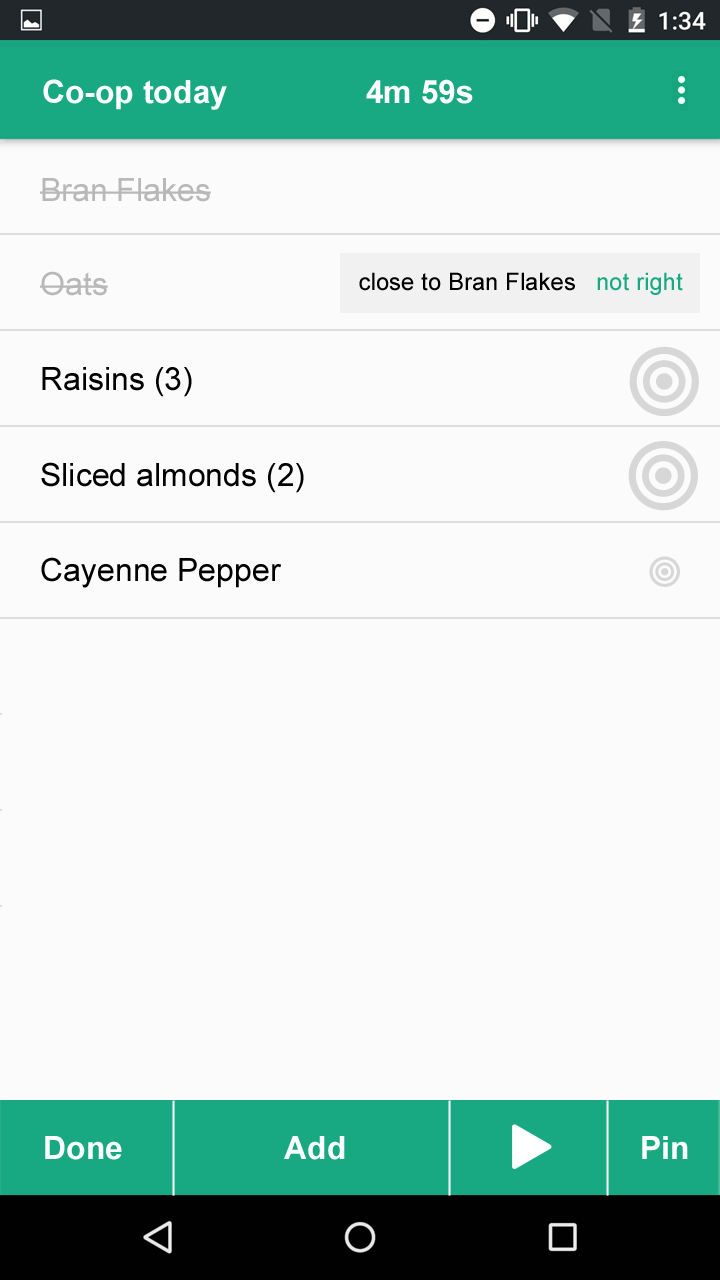
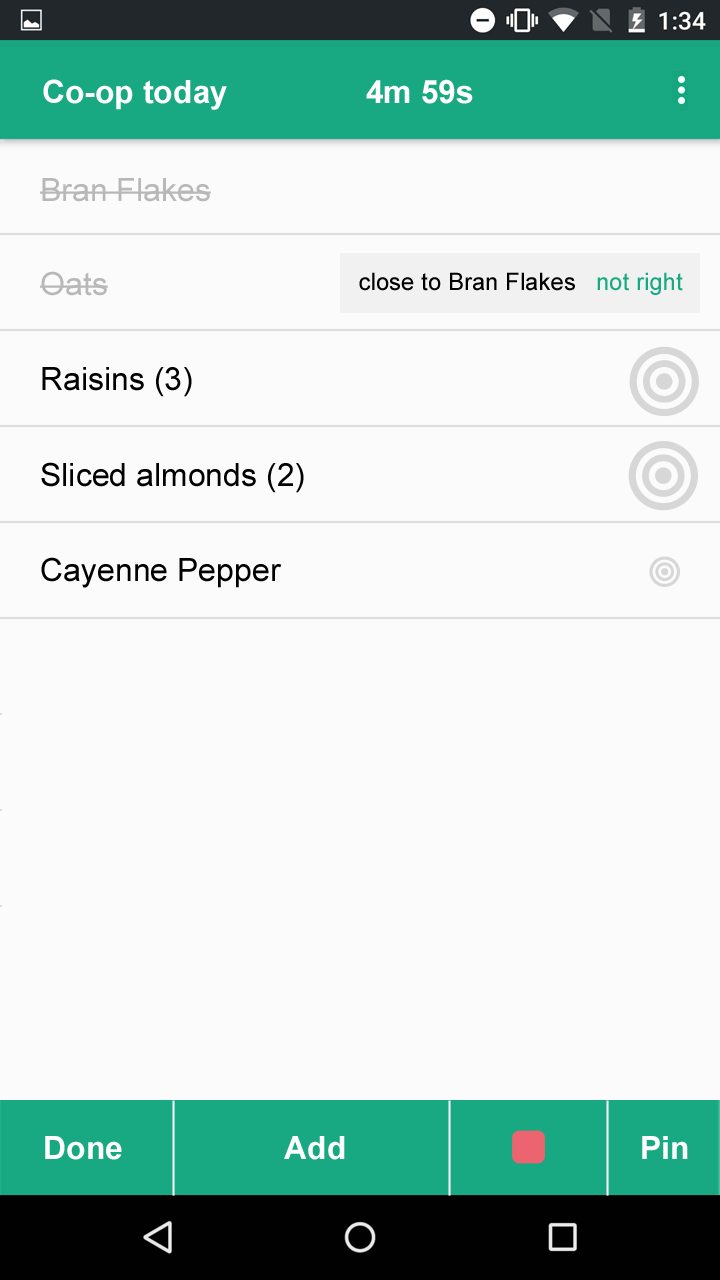
Layered file, before and after one edit (720x1280). Changes by layer:
showed "Stop Recording" over [512, 1130, 545, 1164]
hid "Start Recording" over [512, 1124, 552, 1169]
